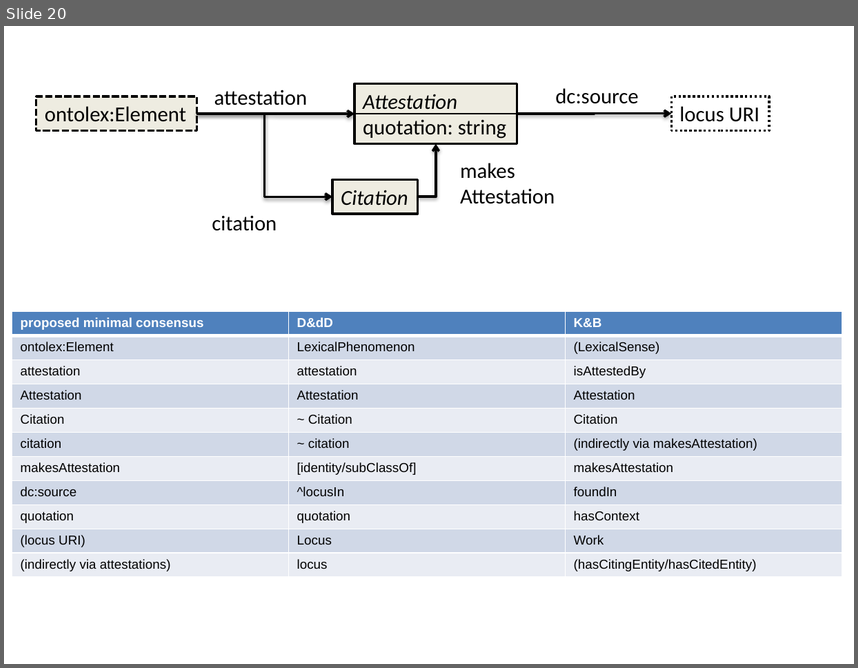
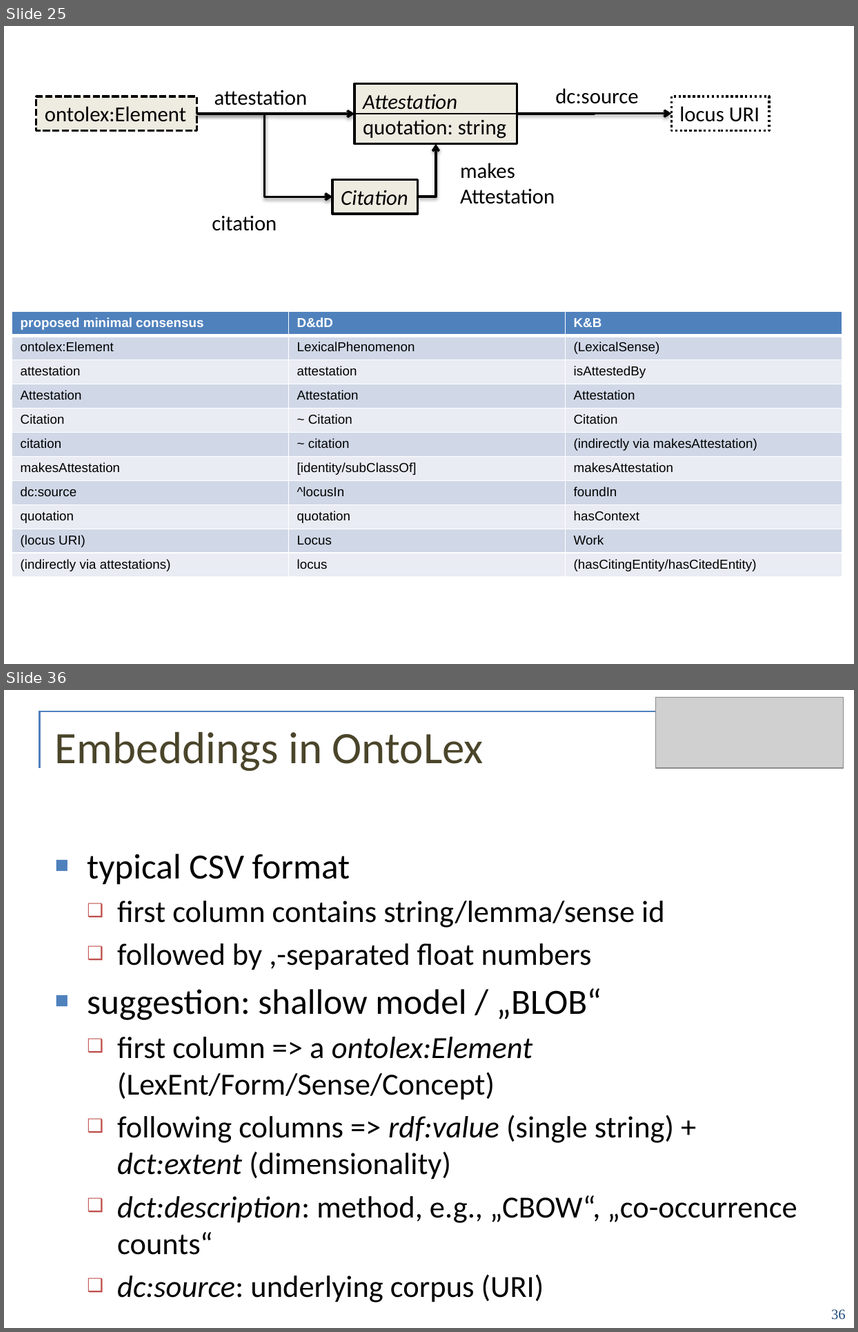
Before and after one commit to ontolex/frequency-attestation-corpus-information, a slide deck: doc/ontolex-f2f-leipzig-may2019.pptx. Shown one above the other, each under a label of ours: slide 20 before the commit, slides 25 and 36 after it; the slides between them are not shown. The pictures are 858x668 and 858x1332 pixels, drawn with LibreOffice and Linux fonts; fonts in the diff are those of the drawing; grey boxes stand for pictures; background and template pictures are left out. Boxes give left, top, right and bottom in pixels: in the first picture for what was removed or moved away, otherwise in the second. Text is boxed around its words. In the diff, an @@ line names an element or a change of style, - is before the commit and + after.

```diff
--- a/doc/ontolex-f2f-leipzig-may2019.pptx
+++ b/doc/ontolex-f2f-leipzig-may2019.pptx
@@ slide 36 added at box(4, 690, 854, 1328), background #FFFFFF @@
@@ picture added at box(656, 697, 844, 767) @@
@@ ellipse added at box(668, 701, 843, 717), fill #FFFFFF @@
@@ freeform shape added at box(40, 711, 805, 768), outline #4F81BD 1.5 pt @@
@@ title added at box(55, 732, 484, 771), 38 pt, text #4A452A @@
+Embeddings in OntoLex
@@ text added at box(87, 854, 797, 1254), 26 pt, text #000000 @@
+■ typical CSV format
+  ❑ first column contains string/lemma/sense id
+  ❑ followed by ,-separated float numbers
+■ suggestion: shallow model / „BLOB“
+  ❑ first column => a ontolex:Element (LexEnt/Form/Sense/Concept)
+  ❑ following columns => rdf:value (single string) + dct:extent (dimensionality)
+  ❑ dct:description: method, e.g., „CBOW“, „co-occurrence counts“
+  ❑ dc:source: underlying corpus (URI)
@@ rectangle added at box(451, 942, 853, 1328), fill gradient #FFFFFF @@
@@ page number added at box(831, 1309, 845, 1319), 12 pt, text #1F497D @@
+36
@@ what was slide 20 is now slide 25 @@
```
Also in this commit, not shown: 22 slides changed, 26 other slides added, 50 slides removed.
